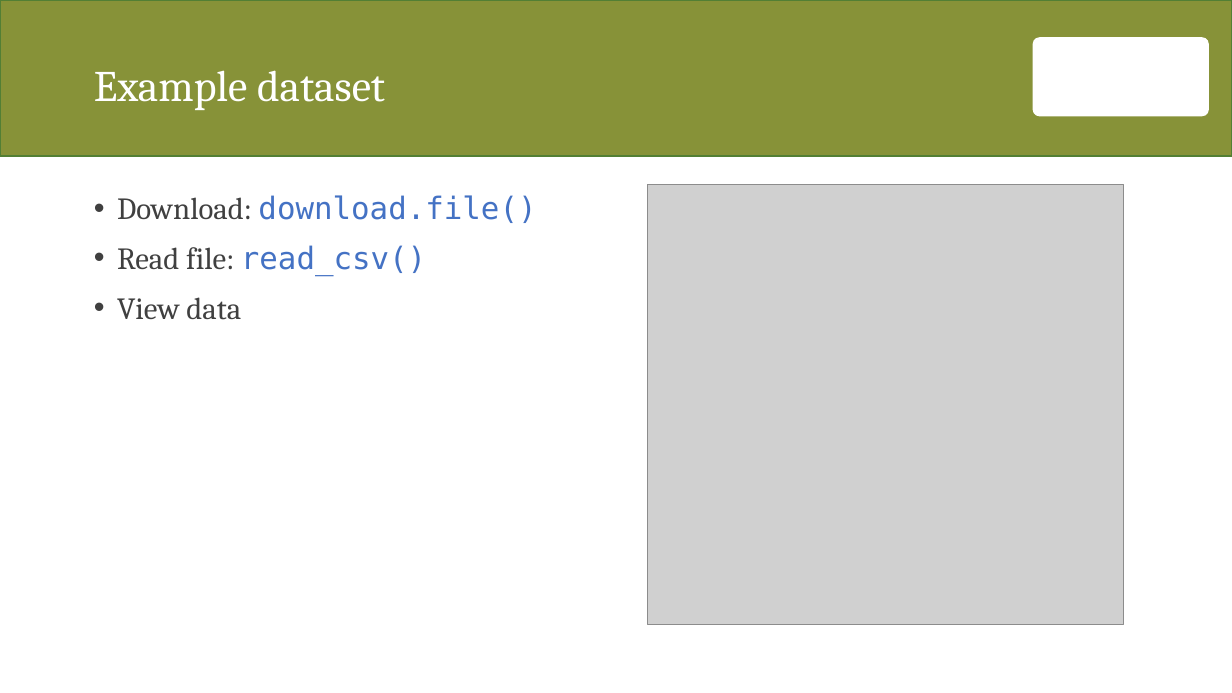
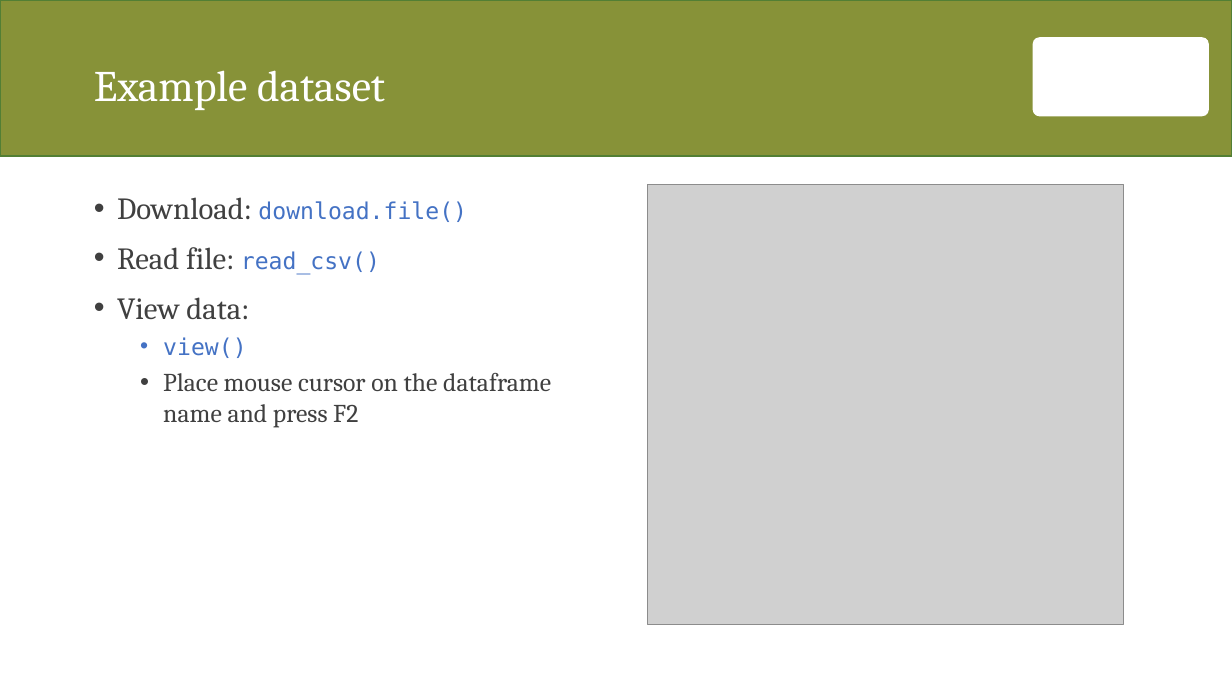
Before and after one commit to zawmtun/r_club, a slide deck: slide 2 of ex/03_manipulating_data.pptx. Drawn at 1232x693 pixels with LibreOffice and Linux fonts; fonts in the diff are those of the drawing; grey boxes stand for pictures; background and template pictures are left out. Boxes give left, top, right and bottom in pixels: in the first picture for what was removed or moved away, otherwise in the second. Text is boxed around its words. In the diff, an @@ line names an element or a change of style, - is before the commit and + after.

Commit message:
add details to 03_manipulating_data.pptx

```diff
--- a/ex/03_manipulating_data.pptx
+++ b/ex/03_manipulating_data.pptx
@@ text at [117,197,467,275]: size 24 to 18 pt in "download.file()", "read_csv()" @@
@@ text at [117,297,551,428]: text changed; size 24 to 20 pt @@
-• View data
+• View data:
+  • view()
+  • Place mouse cursor on the dataframe name and press F2
```
Also in this commit, not shown: 14 slides added, 2 other files.
